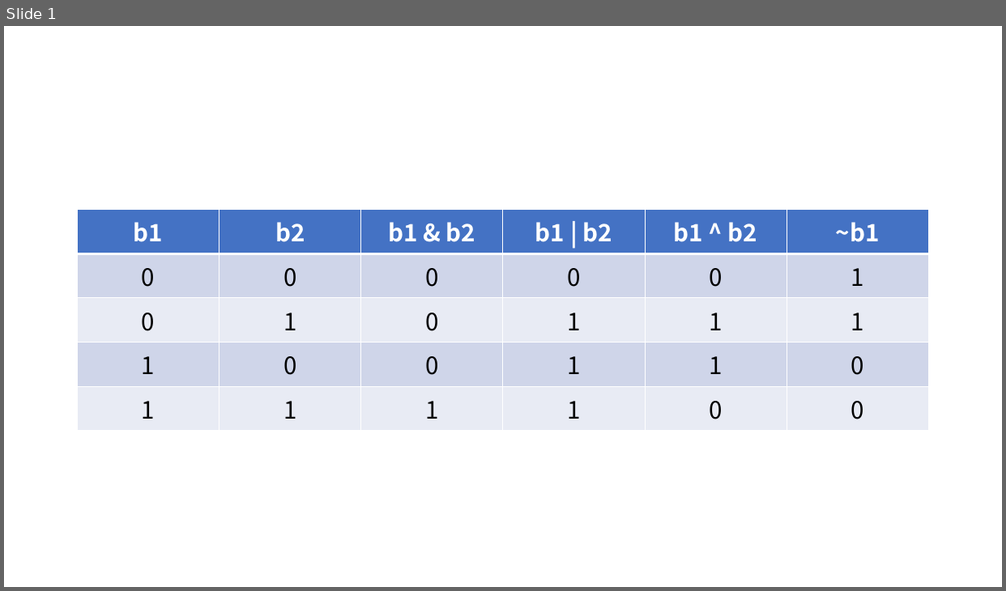
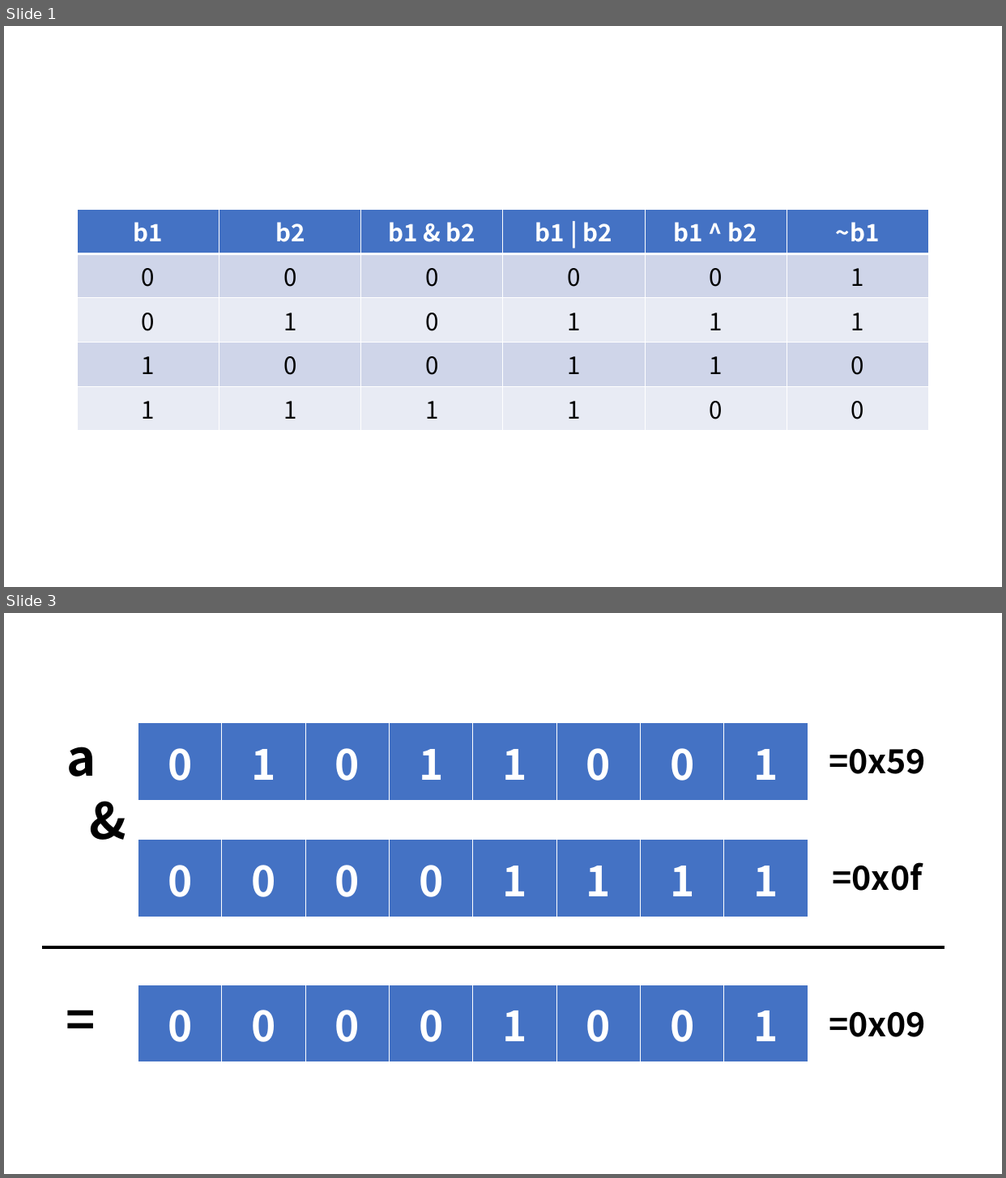
Before and after one commit to YooJaeJun/YooJaeJun.github.io, a slide deck: assets/2022-7-16-비트연산/프레젠테이션1.pptx. Shown one above the other, each under a label of ours: slide 1 before the commit, slides 1 and 3 after it; the slides between them are not shown. The pictures are 1006x591 and 1006x1178 pixels, drawn with LibreOffice and Linux fonts; fonts in the diff are those of the drawing. Boxes give left, top, right and bottom in pixels: in the first picture for what was removed or moved away, otherwise in the second. Text is boxed around its words. In the diff, an @@ line names an element or a change of style, - is before the commit and + after.

```diff
--- a/assets/2022-7-16-비트연산/프레젠테이션1.pptx
+++ b/assets/2022-7-16-비트연산/프레젠테이션1.pptx
@@ slide 3 added at (x1=4, y1=613, x2=1002, y2=1174), background #FFFFFF @@
@@ table added at (x1=138, y1=723, x2=809, y2=802), 1 rows, 8 columns @@
+0 | 1 | 0 | 1 | 1 | 0 | 0 | 1
@@ text added at (x1=67, y1=747, x2=96, y2=777), 48 pt, text #000000, bold @@
+a
@@ text added at (x1=829, y1=749, x2=926, y2=774), 32 pt, text #000000, bold @@
+=0x59
@@ text added at (x1=79, y1=786, x2=138, y2=854), 48 pt, text #000000, bold @@
+&
@@ table added at (x1=138, y1=839, x2=809, y2=918), 1 rows, 8 columns @@
+0 | 0 | 0 | 0 | 1 | 1 | 1 | 1
@@ text added at (x1=833, y1=862, x2=923, y2=891), 32 pt, text #000000, bold @@
+=0x0f
@@ line added from (42, 948) to (945, 948), #000000 3 pt @@
@@ text added at (x1=55, y1=985, x2=107, y2=1053), 48 pt, text #000000, bold @@
+=
@@ table added at (x1=138, y1=985, x2=809, y2=1063), 1 rows, 8 columns @@
+0 | 0 | 0 | 0 | 1 | 0 | 0 | 1
@@ text added at (x1=829, y1=1012, x2=926, y2=1037), 32 pt, text #000000, bold @@
+=0x09
```
Also in this commit, not shown: 5 other slides added, 7 other files.
